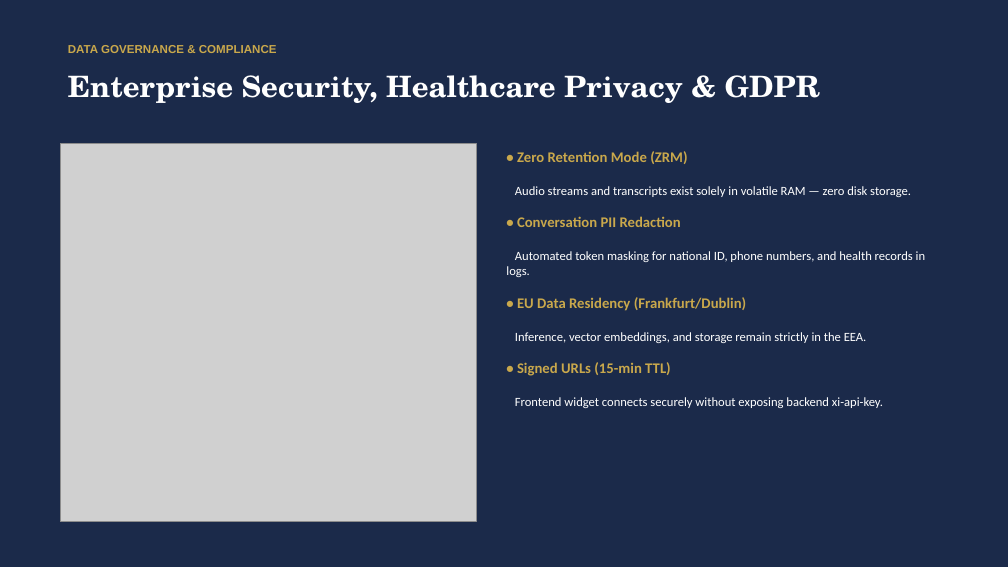
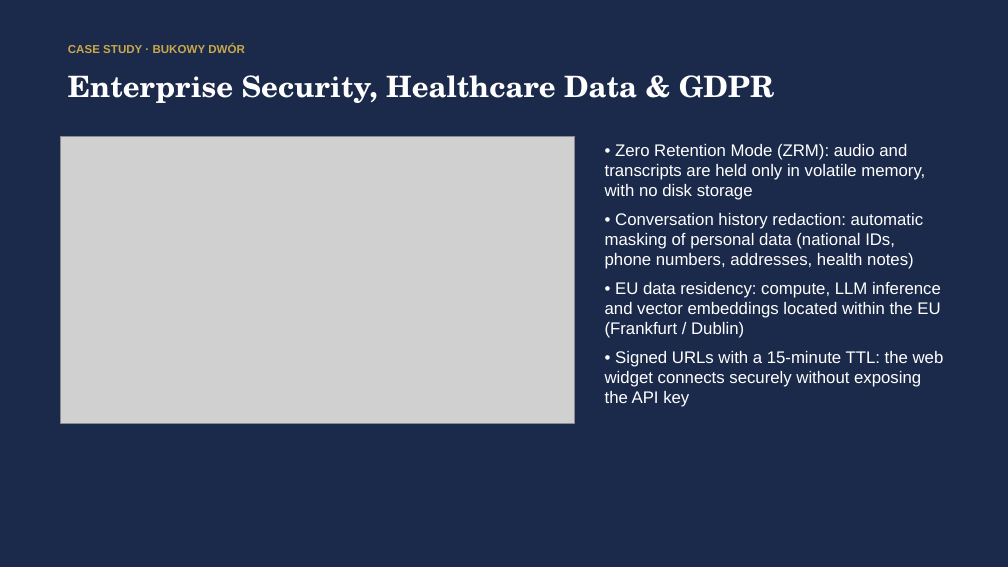
Before and after one commit to kpulka/Elevenlabs_SpaHotel_PoC, a slide deck: slide 10 of presentation/Bukowy_Dwor_Case_Study.pptx. Drawn at 1008x567 pixels with LibreOffice and Linux fonts; fonts in the diff are those of the drawing; grey boxes stand for pictures. Boxes give left, top, right and bottom in pixels: in the first picture for what was removed or moved away, otherwise in the second. Text is boxed around its words. In the diff, an @@ line names an element or a change of style, - is before the commit and + after.

```diff
--- a/presentation/Bukowy_Dwor_Case_Study.pptx
+++ b/presentation/Bukowy_Dwor_Case_Study.pptx
@@ text at [68,44,245,53]: text changed @@
-DATA GOVERNANCE & COMPLIANCE
+CASE STUDY · BUKOWY DWÓR
@@ text at [68,75,774,103]: text changed @@
-Enterprise Security, Healthcare Privacy & GDPR
+Enterprise Security, Healthcare Data & GDPR
@@ picture: place and size @@
-picture at [60,144,476,522]
+picture at [60,136,575,423]
@@ text at [605,144,944,407]: text changed; size 12 to 16 pt; font Calibri to Arial @@
-• Zero Retention Mode (ZRM)
-Audio streams and transcripts exist solely in volatile RAM — zero disk storage.
-• Conversation PII Redaction
-Automated token masking for national ID, phone numbers, and health records in logs.
-• EU Data Residency (Frankfurt/Dublin)
-Inference, vector embeddings, and storage remain strictly in the EEA.
-• Signed URLs (15-min TTL)
-Frontend widget connects securely without exposing backend xi-api-key.
+• Zero Retention Mode (ZRM): audio and transcripts are held only in volatile memory, with no disk storage
+• Conversation history redaction: automatic masking of personal data (national IDs, phone numbers, addresses, health notes)
+• EU data residency: compute, LLM inference and vector embeddings located within the EU (Frankfurt / Dublin)
+• Signed URLs with a 15-minute TTL: the web widget connects securely without exposing the API key
```
Also in this commit, not shown: 7 other slides changed, 6 slides added, 6 slides removed, 11 other files.
